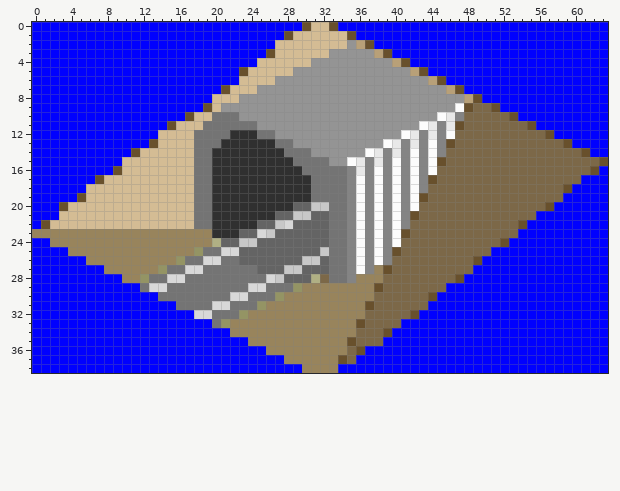
File history of a pixel-art sprite, src/sprites/2365.png. That is the earlier state.
The file is 64x39 pixels.
After:
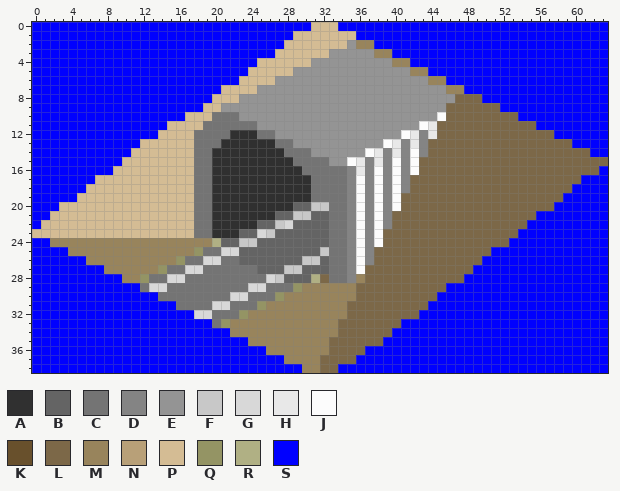
Palette (. is transparent): A #303030  B #646464  C #747474  D #848484  E #949494  F #c8c8c8  G #d8d8d8  H #e8e8e8  J #fcfcfc  K #68502c  L #7c6848  M #98845c  N #b8a078  P #d4bc94  Q #949464  R #b0b084  S #0000ff
What changed:
y 0: x 30 K -> S; x 33 K -> P
y 1: x 28 K -> S; x 35 K -> P
y 2: x 27 P -> S; x 36..37 NK -> MM
y 3: x 26 K -> S; x 38..39 NK -> MM
y 4: x 40..41 NK -> MM
y 5: x 23 K -> S; x 42..43 NK -> MM
y 6: x 44..45 NK -> MM
y 7: x 21 K -> P; x 46..47 NK -> MM
y 8: x 47..49 ENK -> LLL
y 9: x 19 K -> P; x 46..48 EJK -> LLL; x 51 K -> L
y 10: x 17 K -> P; x 46..47 HD -> LL; x 53 K -> L
y 11: x 15 K -> P; x 45..47 DHK -> LLL; x 55 K -> L
y 12: x 45..46 DJ -> LL; x 57 K -> L
y 13: x 12..13 SK -> PP; x 44..46 JDK -> LLL; x 59 K -> L
y 14: x 11 K -> P; x 44..45 JD -> LL; x 61 K -> L
y 15: x 43..45 DJK -> LLL; x 63 K -> L
y 16: x 9 K -> P; x 43..44 DJ -> LL; x 62 K -> L
y 17: x 7 K -> P; x 42..44 JDK -> LLL
y 18: x 42..43 JD -> LL; x 59 K -> L
y 19: x 5 K -> P; x 41..43 DJK -> LLL
y 20: x 3 K -> P; x 41..42 DJ -> LL; x 57 K -> L
y 21: x 2 S -> P; x 40..42 JDK -> LLL
y 22: x 1 K -> P; x 40..41 JD -> LL; x 54 K -> L
y 23: x 0..19 MMMMMMMMMMMMMMMMMMMM -> PPPPPPPPPPPPPPPPPPCC; x 39..41 DJK -> LLL
y 24: x 39..40 DJ -> LL; x 52 K -> L
y 25: x 38..40 JDK -> LLL
y 26: x 38..39 JD -> LL; x 49 K -> L
y 27: x 37..39 DMK -> LLL
y 28: x 37..38 MM -> LL; x 47 K -> L
y 29: x 36..38 MMK -> LLL
y 30: x 36..37 MM -> LL; x 44 K -> L
y 31: x 35..37 MMK -> LLL
y 32: x 35..36 MM -> LL; x 42 K -> L
y 33: x 34..36 MMK -> LLL
y 34: x 34..35 MM -> LL; x 39 K -> L
y 35: x 33..35 MMK -> LLL
y 36: x 33..34 MM -> LL; x 36 K -> L
y 37: x 32..34 MMK -> LLL
y 38: x 32..33 MM -> LL
